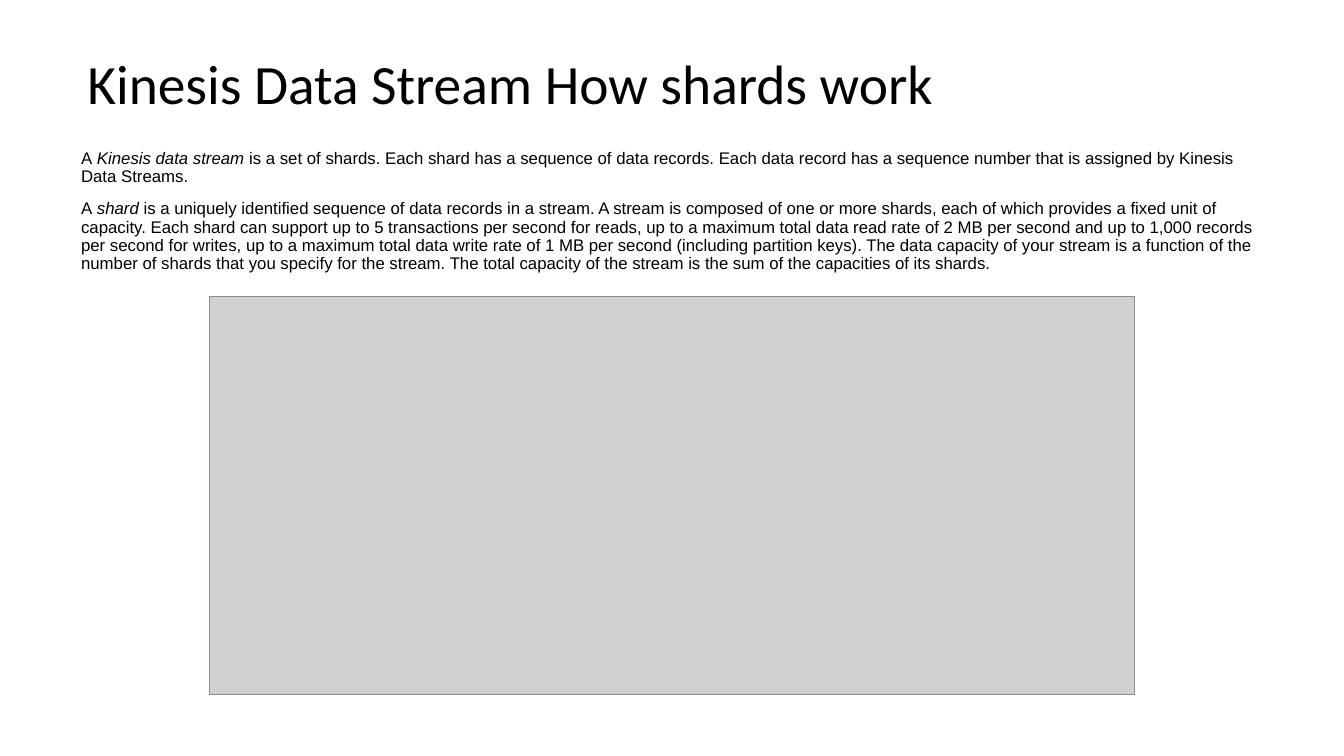
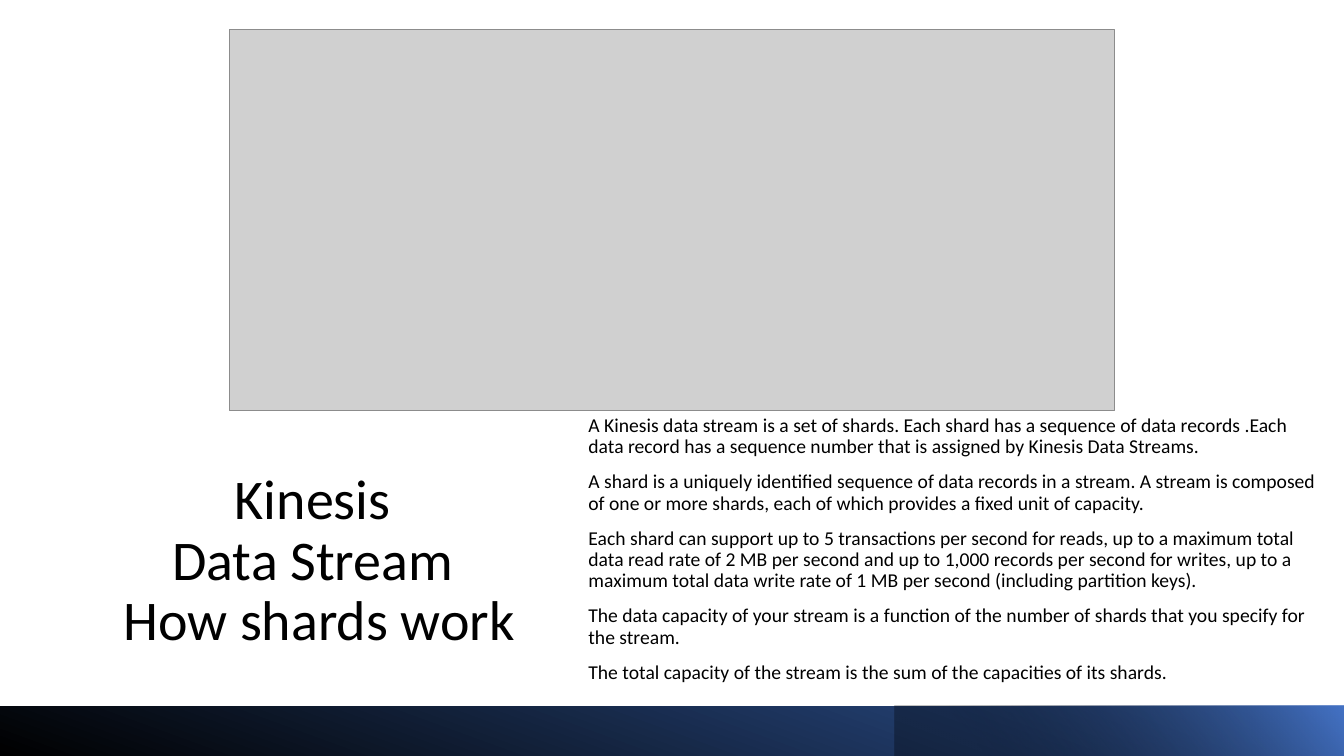
Before and after one commit to IlyaChakun/aws-iba-courses, a slide deck: slide 4 of lecture-materials/Analytics/Kinesis/Kinesis.pptx (slide 3 before the commit). Drawn at 1344x756 pixels with LibreOffice and Linux fonts; fonts in the diff are those of the drawing; grey boxes stand for pictures. Boxes give left, top, right and bottom in pixels: in the first picture for what was removed or moved away, otherwise in the second. Text is boxed around its words. In the diff, an @@ line names an element or a change of style, - is before the commit and + after.

```diff
--- a/lecture-materials/Analytics/Kinesis/Kinesis.pptx
+++ b/lecture-materials/Analytics/Kinesis/Kinesis.pptx
@@ picture: place and size @@
-picture at <box>209,296,1134,695</box>
+picture at <box>229,29,1115,410</box>
@@ text at <box>588,418,1315,682</box>: text changed; size 12 to 14 pt; font Arial to Calibri @@
-A Kinesis data stream is a set of shards. Each shard has a sequence of data records. Each data record has a sequence number that is assigned by Kinesis Data Streams.
-A shard is a uniquely identified sequence of data records in a stream. A stream is composed of one or more shards, each of which provides a fixed unit of capacity. Each shard can support up to 5 transactions per second for reads, up to a maximum total data read rate of 2 MB per second and up to 1,000 records per second for writes, up to a maximum total data write rate of 1 MB per second (including partition keys). The data capacity of your stream is a function of the number of shards that you specify for the stream. The total capacity of the stream is the sum of the capacities of its shards.
+A Kinesis data stream is a set of shards. Each shard has a sequence of data records .Each data record has a sequence number that is assigned by Kinesis Data Streams.
+A shard is a uniquely identified sequence of data records in a stream. A stream is composed of one or more shards, each of which provides a fixed unit of capacity.
+Each shard can support up to 5 transactions per second for reads, up to a maximum total data read rate of 2 MB per second and up to 1,000 records per second for writes, up to a maximum total data write rate of 1 MB per second (including partition keys).
+The data capacity of your stream is a function of the number of shards that you specify for the stream.
+The total capacity of the stream is the sum of the capacities of its shards.
@@ title "Kinesis Data Stream How shards ...": place and size @@
-title "Kinesis Data Stream How shards ..." at <box>87,65,933,105</box>
+title "Kinesis Data Stream How shards ..." at <box>123,480,515,641</box>
@@ title "Kinesis Data Stream How shards ..." at <box>123,480,515,641</box>: size 39.6 to 40 pt; alignment left to centre; vertical alignment middle to top @@
@@ rectangle added at <box>0,707,1344,756</box>, fill gradient #000000 to #2F5597 @@
@@ rectangle added at <box>895,707,1344,756</box>, fill gradient #000000 to #4472C4 @@
```
Also in this commit, not shown: 12 other slides changed, 6 slides added, 2 slides removed.
